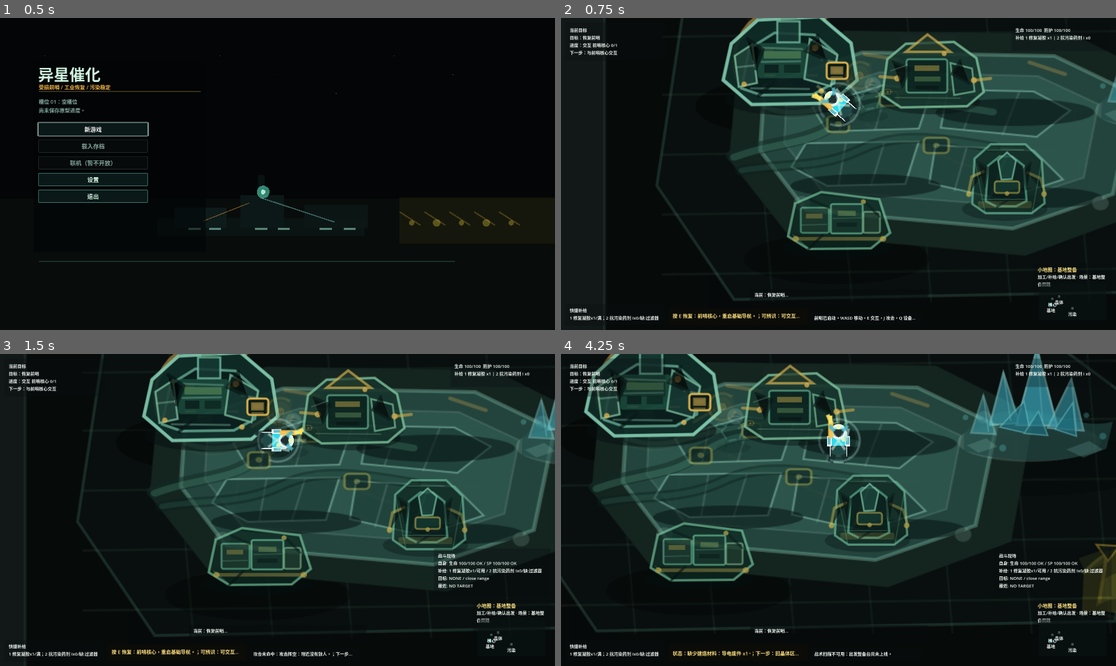
Above: before the commit, frames 1-4 (two rows, left to right).
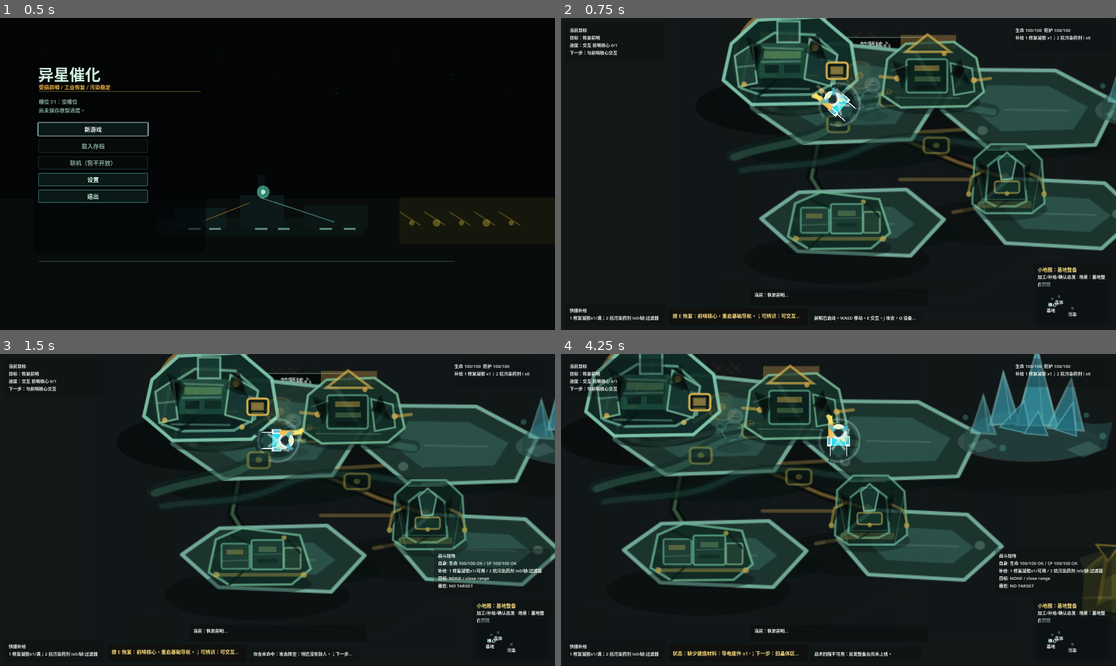
Above: after the commit, the same moments.

Repository: laugh0608/RadishCatalyst
Game: Godot game, scene res://scenes/boot/Boot.tscn
Same seed, same stepped clock (60 frames per second), same inputs: the game is played once before the commit and once after it.
Inputs (mouse positions are in pixels of both pictures, inside the frame that each line leads up to):
- Up to frame 1 (0.5 s): no input
- Up to frame 2 (0.75 s): click "新游戏" at 0.5 s
- Up to frame 3 (1.5 s): tap Enter at 1.25 s; move the mouse to (399, 494) at 1.27 s; hold D (move_right) from 1.28 s (still down); tap J (attack) at 1.35 s; click (399, 494) at 1.42 s
- Up to frame 4 (4.25 s): move the mouse to (727, 525) at 2.02 s; release D (move_right) at 2.03 s; hold S (move_down) 2.03-2.78 s; tap R (cycle_recipe) at 2.1 s; move the mouse to (894, 441) at 2.77 s; hold D (move_right) 2.78-3.53 s; tap E (interact) at 2.85 s; move the mouse to (810, 572) at 3.52 s; hold W (move_up) from 3.53 s (still down); tap C (tactical_scan) at 3.6 s; click (810, 572) at 3.67 s

Frame 1 is identical in both runs. In frame 2, 18% of the frame differs, in the area x 18-100%, y 5-90%; in frame 3, 19%; in frame 4, 19%, in the area x 3-85%, y 3-89%.
Error in both runs: Invalid type in function '_draw_polyline_closed' in base 'Node2D (DemoBaseStartupPresentationLayer)'. The array of argument 1 (Array) does not have the same el…

Commit message:
fix: 去除首屏规划板地面

Diff:
--- a/client/assets/sprites/demo_first_screen/playable_scene_compact_floor.svg
+++ b/client/assets/sprites/demo_first_screen/playable_scene_compact_floor.svg
@@ -1,39 +1,37 @@
 <svg xmlns="http://www.w3.org/2000/svg" viewBox="0 0 512 320">
-  <path d="M46 76 L150 34 L368 38 L462 92 L440 232 L322 282 L94 258 L38 176 Z" fill="#152520" opacity="1"/>
-  <path d="M72 94 L166 58 L350 62 L426 104 L406 214 L310 252 L112 232 L68 166 Z" fill="#25483f" opacity="0.96"/>
-  <path d="M93 112 L182 80 L334 84 L392 115 L378 196 L298 226 L128 211 L91 158 Z" fill="#2f5a50" opacity="0.86"/>
-  <path d="M72 94 L166 58 L350 62 L426 104 L406 214 L310 252 L112 232 L68 166 Z" fill="none" stroke="#78b39f" stroke-width="4" opacity="0.46"/>
-  <path d="M93 112 L182 80 L334 84 L392 115 L378 196 L298 226 L128 211 L91 158 Z" fill="none" stroke="#b8d8c8" stroke-width="2" opacity="0.16"/>
-  <g fill="#1b3a35" stroke="#80b8a6" stroke-width="2" opacity="0.62">
-    <path d="M118 118 L186 94 L232 101 L220 142 L132 145 Z"/>
-    <path d="M248 99 L330 101 L365 122 L333 151 L241 141 Z"/>
-    <path d="M112 158 L220 156 L207 203 L132 205 L98 184 Z"/>
-    <path d="M236 160 L330 166 L358 198 L300 220 L230 202 Z"/>
+  <g fill="#071211" opacity="0.64">
+    <ellipse cx="151" cy="166" rx="98" ry="21"/>
+    <ellipse cx="312" cy="157" rx="88" ry="18"/>
+    <ellipse cx="181" cy="258" rx="78" ry="18"/>
+    <ellipse cx="348" cy="246" rx="70" ry="17"/>
   </g>
-  <g stroke="#b9d8ce" stroke-width="2" opacity="0.18">
-    <path d="M151 104 L144 144"/>
-    <path d="M190 95 L178 144"/>
-    <path d="M276 101 L263 143"/>
-    <path d="M316 102 L300 149"/>
-    <path d="M150 158 L143 204"/>
-    <path d="M187 157 L174 205"/>
-    <path d="M266 162 L254 211"/>
-    <path d="M306 166 L288 219"/>
+  <g fill="#1d352f" stroke="#74ad9b" stroke-width="4" stroke-linejoin="round">
+    <path d="M72 74 L137 48 L217 58 L241 104 L213 154 L109 158 L60 119 Z"/>
+    <path d="M266 77 L351 78 L409 113 L389 160 L287 164 L242 121 Z"/>
+    <path d="M105 212 L208 209 L244 242 L212 282 L104 277 L69 241 Z"/>
+    <path d="M307 197 L398 202 L431 237 L395 274 L303 268 L274 229 Z"/>
   </g>
-  <g fill="#071211" opacity="0.54">
-    <ellipse cx="169" cy="205" rx="72" ry="13"/>
-    <ellipse cx="312" cy="124" rx="76" ry="15"/>
-    <ellipse cx="342" cy="218" rx="54" ry="11"/>
+  <g fill="#2f5a50" opacity="0.82">
+    <path d="M93 88 L143 68 L198 76 L216 107 L197 137 L122 139 L82 112 Z"/>
+    <path d="M286 94 L344 95 L382 118 L368 143 L299 145 L269 119 Z"/>
+    <path d="M122 228 L195 228 L216 247 L198 263 L119 261 L97 243 Z"/>
+    <path d="M322 215 L383 219 L404 238 L384 256 L320 252 L302 231 Z"/>
+  </g>
+  <g fill="none" stroke="#b9d8ce" stroke-width="2" opacity="0.16">
+    <path d="M118 114 L185 115"/>
+    <path d="M301 121 L363 122"/>
+    <path d="M119 246 L197 247"/>
+    <path d="M320 235 L390 237"/>
   </g>
   <g stroke="#d3ab55" stroke-width="4" stroke-linecap="round" opacity="0.32">
-    <path d="M168 60 L200 66"/>
-    <path d="M326 69 L360 82"/>
-    <path d="M126 230 L160 236"/>
+    <path d="M218 146 L262 143"/>
+    <path d="M202 198 L268 198"/>
+    <path d="M253 234 L297 225"/>
   </g>
-  <g fill="#9fc8b8" opacity="0.20">
-    <circle cx="92" cy="92" r="7"/>
-    <circle cx="108" cy="224" r="8"/>
-    <circle cx="414" cy="95" r="7"/>
-    <circle cx="394" cy="224" r="8"/>
+  <g fill="#9fc8b8" opacity="0.30">
+    <circle cx="80" cy="118" r="5"/>
+    <circle cx="232" cy="105" r="5"/>
+    <circle cx="281" cy="144" r="5"/>
+    <circle cx="410" cy="236" r="5"/>
   </g>
 </svg>
--- a/client/scripts/checks/demo_resource_chain_state_check.gd
+++ b/client/scripts/checks/demo_resource_chain_state_check.gd
@@ -336,6 +336,8 @@
 	_expect_equal(playable_scene_layer.has_scene_shape("playable_scene.old_planning_layers_muted"), true, "playable scene rebuild layer explicitly demotes old planning layers")
 	_expect_equal(playable_scene_layer.has_scene_shape("playable_scene.startup_presentation_suppressed"), true, "playable scene rebuild layer suppresses the old startup presentation layer")
 	_expect_equal(playable_scene_layer.has_scene_shape("playable_scene.compact_floor_not_fullscreen_overlay"), true, "playable scene rebuild layer records that the floor is no longer a fullscreen overlay")
+	_expect_equal(playable_scene_layer.has_scene_shape("playable_scene.no_fullscreen_backdrop"), true, "playable scene rebuild layer removes the fullscreen backdrop board")
+	_expect_equal(playable_scene_layer.has_scene_shape("playable_scene.floor_islands_not_planning_grid"), true, "playable scene rebuild layer uses floor islands instead of a planning grid")
 	_expect_equal(playable_scene_layer.has_scene_shape("playable_scene.far_core_station_excluded"), true, "playable scene rebuild layer records far core station exclusion")
 	_expect_equal(playable_scene_layer.has_scene_state_shape("playable_scene.state.outpost.restored"), true, "playable scene rebuild layer follows restored outpost state")
 	_expect_equal(playable_scene_layer.has_scene_state_shape("playable_scene.state.devices.online"), true, "playable scene rebuild layer follows device availability state")
--- a/client/scripts/map/demo_playable_scene_rebuild_layer.gd
+++ b/client/scripts/map/demo_playable_scene_rebuild_layer.gd
@@ -88,6 +88,8 @@
 	"playable_scene.old_planning_layers_muted": true,
 	"playable_scene.startup_presentation_suppressed": true,
 	"playable_scene.compact_floor_not_fullscreen_overlay": true,
+	"playable_scene.no_fullscreen_backdrop": true,
+	"playable_scene.floor_islands_not_planning_grid": true,
 	"playable_scene.far_core_station_excluded": true,
 }
 
@@ -321,8 +323,6 @@
 func _draw() -> void:
 	if not visible:
 		return
-	_draw_scene_backdrop()
-	_draw_floor_readability()
 	_draw_shadow_grounding()
 	_draw_short_service_relations()
 	_draw_scene_status_feedback()
@@ -343,30 +343,6 @@
 		sprite.centered = true
 		add_child(sprite)
 		scene_asset_nodes[asset_id] = sprite
-
-
-func _draw_scene_backdrop() -> void:
-	draw_rect(Rect2(Vector2(-492.0, -282.0), Vector2(840.0, 540.0)), Color(0.018, 0.030, 0.028, 0.86), true)
-	draw_rect(Rect2(Vector2(-492.0, -282.0), Vector2(840.0, 540.0)), Color(0.30, 0.44, 0.38, 0.18), false, 2.0, true)
-	draw_rect(Rect2(Vector2(-448.0, -248.0), Vector2(624.0, 30.0)), Color(0.10, 0.16, 0.14, 0.30), true)
-	draw_rect(Rect2(Vector2(-446.0, 204.0), Vector2(682.0, 28.0)), Color(0.10, 0.16, 0.14, 0.26), true)
-
-
-func _draw_floor_readability() -> void:
-	var deck := PackedVector2Array([
-		Vector2(-406.0, -176.0),
-		Vector2(86.0, -166.0),
-		Vector2(224.0, -64.0),
-		Vector2(178.0, 144.0),
-		Vector2(-358.0, 154.0),
-		Vector2(-438.0, 36.0),
-	])
-	draw_colored_polygon(deck, Color(0.040, 0.080, 0.072, 0.50))
-	_draw_polyline_closed([deck[0], deck[1], deck[2], deck[3], deck[4], deck[5]], Color(0.36, 0.60, 0.52, 0.22), 1.8)
-	for y in [-118.0, -58.0, 4.0, 66.0, 128.0]:
-		draw_line(Vector2(-432.0, y), Vector2(202.0, y - 8.0), Color(0.42, 0.62, 0.54, 0.085), 1.4, true)
-	for x in [-346.0, -264.0, -182.0, -100.0, -18.0, 64.0, 146.0]:
-		draw_line(Vector2(x, -174.0), Vector2(x + 28.0, 156.0), Color(0.42, 0.62, 0.54, 0.075), 1.2, true)
 
 
 func _draw_shadow_grounding() -> void:
Not shown, changed: docs/devlogs/2026-W27.md
Not shown, changed: docs/features/demo-playable-scene-rebuild-v1.md
Not shown, changed: scripts/check-client-demo-resource-chain-state.ps1
Not shown, changed: scripts/check-client-demo-resource-chain-state.py
